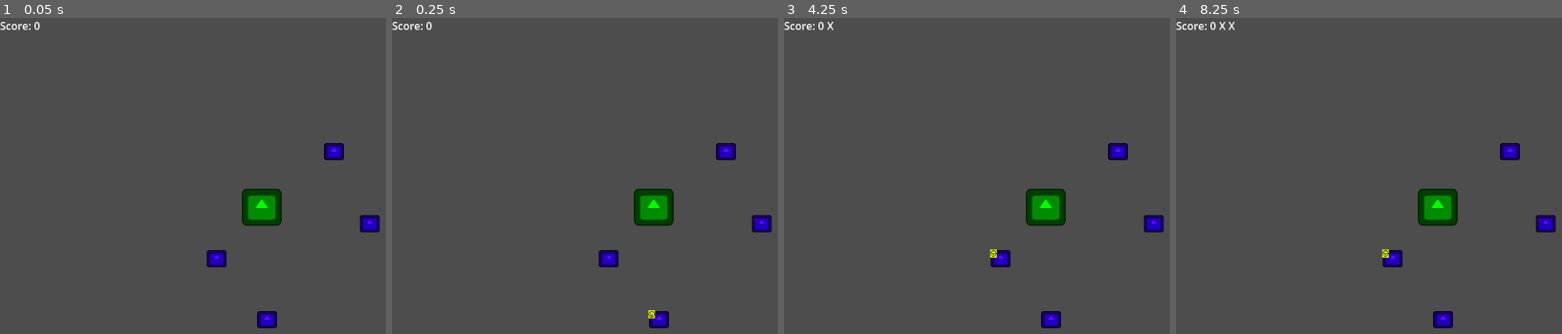
Above: before the commit, frames 1-4 (left to right).
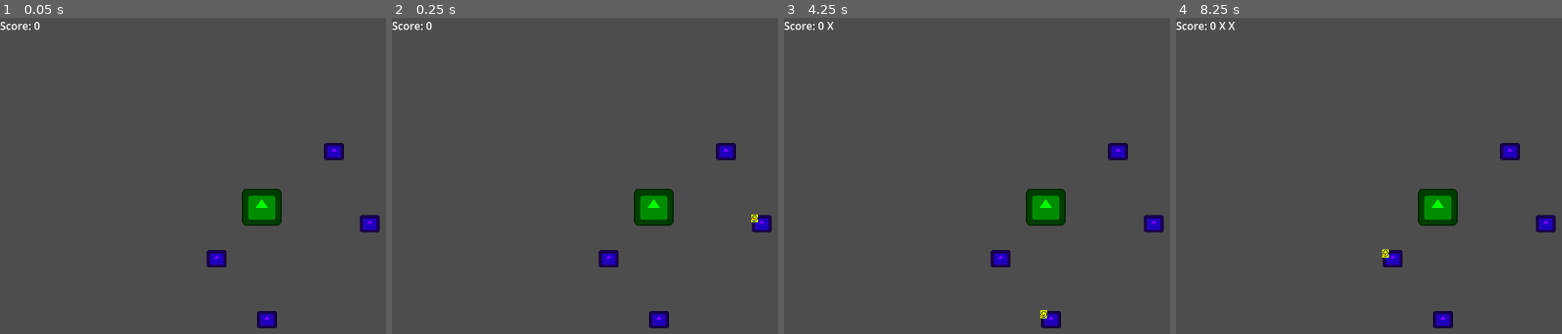
Above: after the commit, the same moments.

Repository: SamarthGuptha/arcanedispatch
Game: Godot game, scene res://node_2d.tscn
The game is run twice, just before and just after one commit, with the same random seed, the same clock (stepped at 60 frames per second) and the same inputs. The engine's default icon, where the game draws it, is replaced by a stand-in: a white triangle on a blue panel in a dark square.
Inputs (mouse positions are in pixels of both pictures, inside the frame that each line leads up to):
- Up to frame 1 (0.05 s): no input
- Up to frame 2 (0.25 s): no input
- Up to frame 3 (4.25 s): tap Enter (ui_accept) at 0.5, 0.77, 1.25, 1.52, 2, 2.75, 3.02, 3.5, 3.77 s; move the mouse to (1046, 207) at 0.52 s; click (1046, 207) at 0.67 s; move the mouse to (1050, 318) at 1.27 s; click (1050, 318) at 1.42 s; move the mouse to (1154, 223) at 2.02 s; click (1154, 223) at 2.17 s; move the mouse to (1000, 258) at 2.77 s; click (1000, 258) at 2.92 s; move the mouse to (1119, 150) at 3.52 s; click (1119, 150) at 3.67 s
- Up to frame 4 (8.25 s): move the mouse to (1330, 166) at 4.27 s; click (1330, 166) at 4.42 s; tap Enter (ui_accept) at 4.52, 5, 6.02, 6.77, 7.52 s; move the mouse to (outside the picture) at 5.02 s; click (outside the picture) at 5.17 s; move the mouse to (1442, 125) at 5.77 s; click (1442, 125) at 5.92 s; move the mouse to (outside the picture) at 6.52 s; click (outside the picture) at 6.67 s; move the mouse to (1403, 255) at 7.27 s; click (1403, 255) at 7.42 s; move the mouse to (outside the picture) at 8.02 s; click (outside the picture) at 8.17 s

Frame 1 is identical in both runs. In frame 2, 0.1% of the frame differs, in the area x 66-95%, y 62-96%; in frame 3, 0.1%, in the area x 53-69%, y 73-96%; in frame 4, nothing differs.

Commit message:
fixed bug

Diff:
--- a/RequestManager.gd
+++ b/RequestManager.gd
@@ -6,12 +6,16 @@
 var score = 0
 var strikes = 0
 var max_strikes = 3
+var is_game_over = false
 
 signal score_updated(new_score)
 signal strikes_updated(new_strikes)
 signal game_over
 
 func _ready():
+	score = 0
+	strikes = 0
+	is_game_over = false
 	request_timer.wait_time = 4.0
 	request_timer.one_shot = false
 	request_timer.timeout.connect(create_new_request)
@@ -19,10 +23,19 @@
 	request_timer.start()
 
 	await get_tree().create_timer(0.1).timeout
-	create_new_request()
+	towers = get_tree().get_nodes_in_group("towers")
+	if not towers.is_empty():
+		towers.shuffle()
+		active_tower = towers[0]
+		active_tower.set_active_request(true)
+		request_timer.start()
 func create_new_request():
+	if is_game_over:
+		return
 	if active_tower != null:
 		add_strike()
+	if is_game_over:
+		return
 	towers = get_tree().get_nodes_in_group("towers")
 	if towers.is_empty():
 		return
@@ -32,6 +45,7 @@
 	active_tower = towers[0]
 	active_tower.set_active_request(true)
 func complete_request(tower_node):
+	if is_game_over:return false
 	if tower_node == active_tower:
 		score+=1
 		score_updated.emit(score)
@@ -41,7 +55,9 @@
 		return true
 	return false
 func add_strike():
+	if is_game_over: return
 	strikes+=1
 	strikes_updated.emit(strikes)
 	if strikes>=max_strikes:
+		is_game_over = true
 		game_over.emit()
